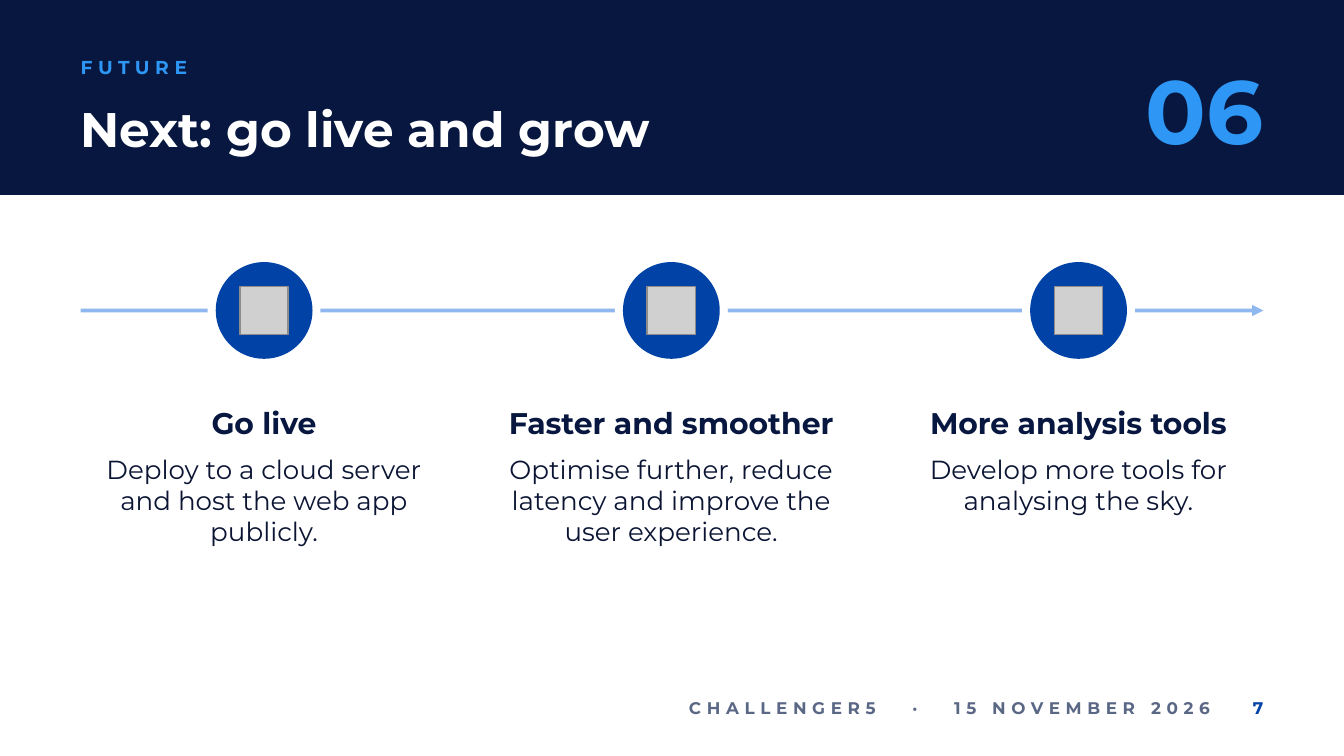
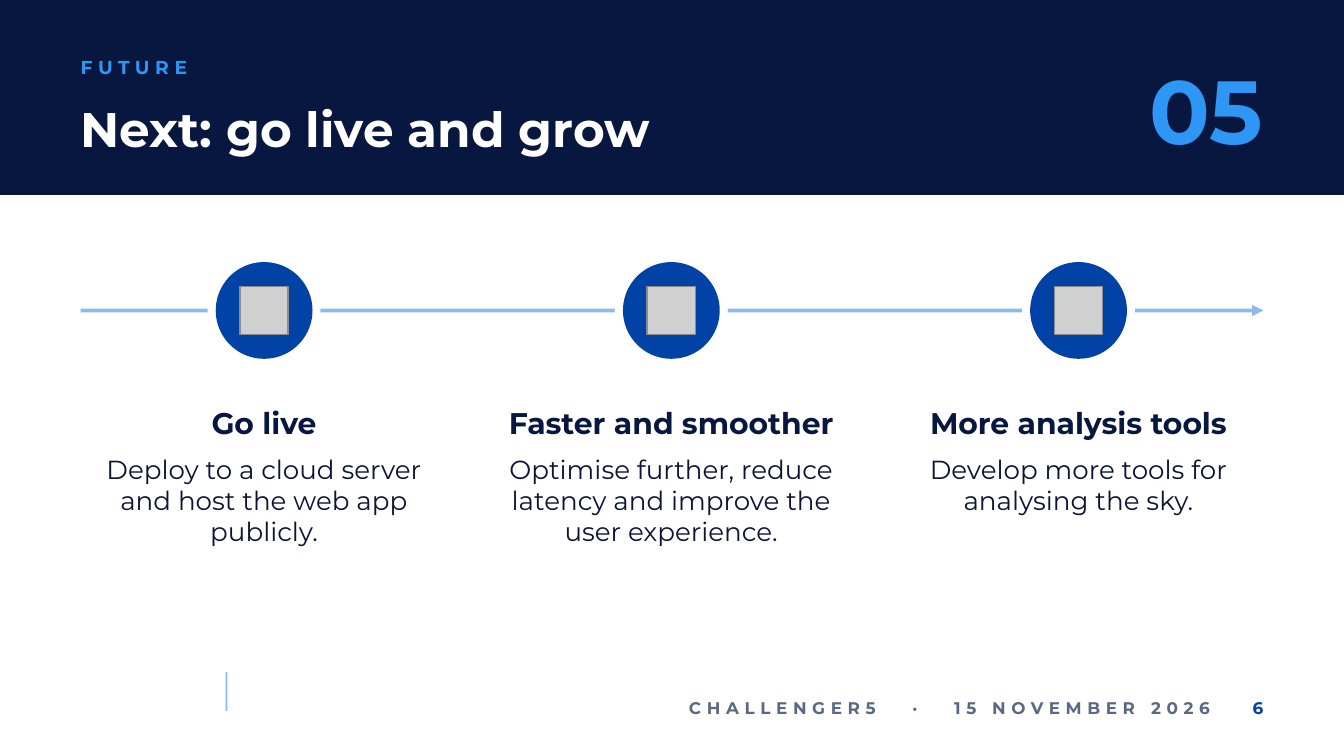
Before and after one commit to ngydc/sac-challenger5, a slide deck: slide 6 of docs/submission/CHALLENGER5_pitch.pptx (slide 7 before the commit). Drawn at 1344x756 pixels with LibreOffice and Linux fonts; fonts in the diff are those of the drawing; grey boxes stand for pictures; background and template pictures are left out. Boxes give left, top, right and bottom in pixels: in the first picture for what was removed or moved away, otherwise in the second. Text is boxed around its words. In the diff, an @@ line names an element or a change of style, - is before the commit and + after.

```diff
--- a/docs/submission/CHALLENGER5_pitch.pptx
+++ b/docs/submission/CHALLENGER5_pitch.pptx
@@ text at <box>1149,80,1263,145</box>: text changed @@
-06
+05
@@ rectangle added at <box>226,672,227,711</box>, fill #8FB8F0 @@
@@ page number at <box>1253,702,1264,715</box>: text changed @@
-7
+6
```
Also in this commit, not shown: 7 other slides changed, 1 slide removed, 1 other file.
